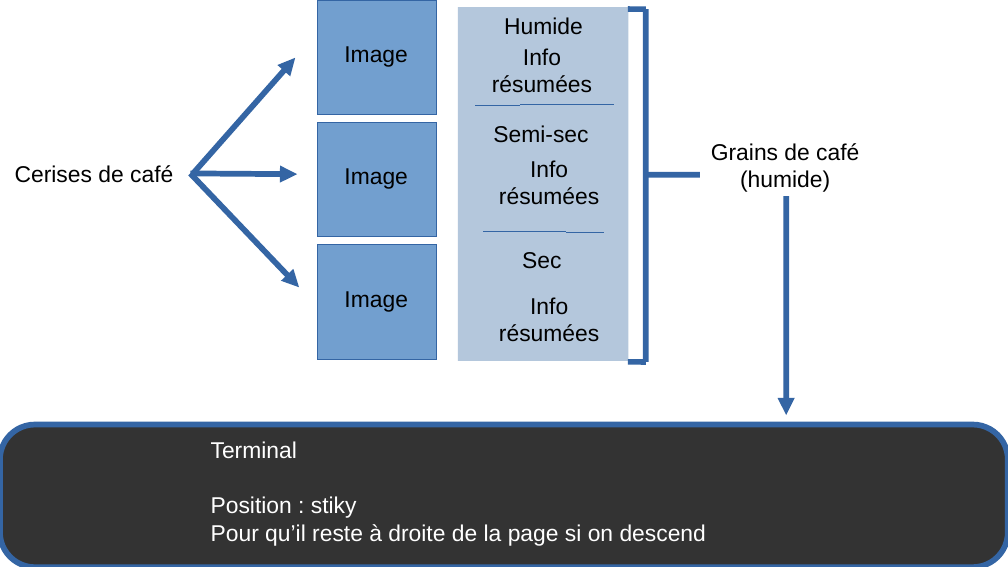
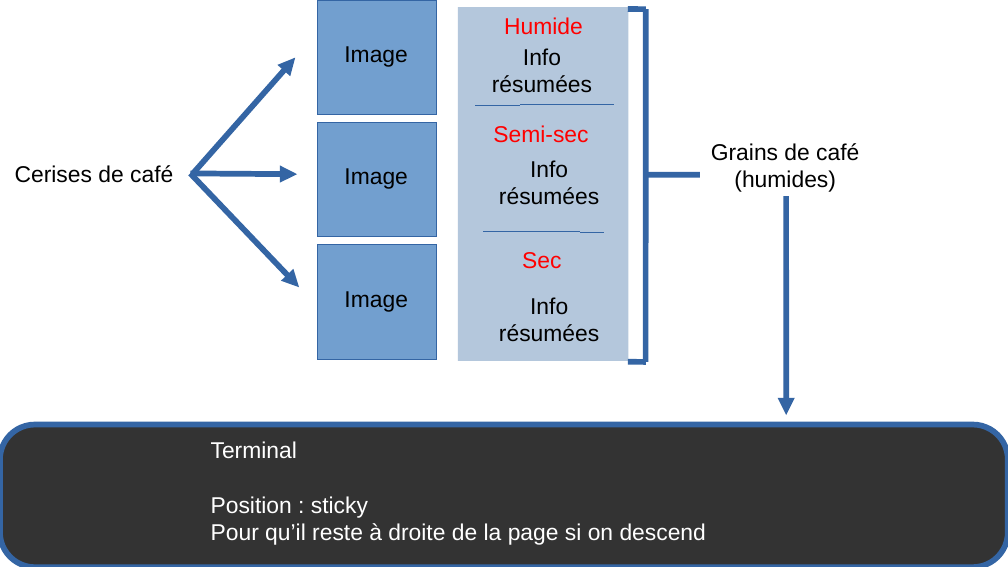
Before and after one commit to certainementalentour/site, a slide deck: slide 1 of SchemaPageFabricationV2.odp. Drawn at 1008x567 pixels with LibreOffice and Linux fonts; fonts in the diff are those of the drawing. Boxes give left, top, right and bottom in pixels: in the first picture for what was removed or moved away, otherwise in the second. Text is boxed around its words. In the diff, an @@ line names an element or a change of style, - is before the commit and + after.

```diff
--- a/SchemaPageFabricationV2.odp
+++ b/SchemaPageFabricationV2.odp
@@ rectangle removed at <box>459,7,629,361</box> @@
@@ freeform shape added at <box>459,7,629,361</box>, fill #B4C7DC @@
@@ text at <box>734,170,836,192</box>: text changed @@
-(humide)
+(humides)
@@ text colour #000000 to #FF0000 in 3 elements at <box>493,125,588,143</box>, <box>504,17,583,35</box>, <box>522,252,561,269</box> @@
@@ freeform shape at <box>0,424,1008,567</box>: outline redrawn @@
@@ text at <box>211,496,368,518</box>: text changed @@
-Position : stiky
+Position : sticky
```
Also in this commit, not shown: 3 other slides changed, 10 other files.
